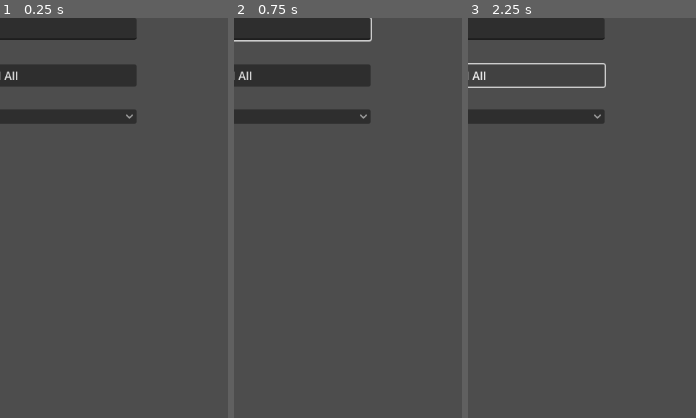
Above: before the commit, frames 1-3 (left to right).
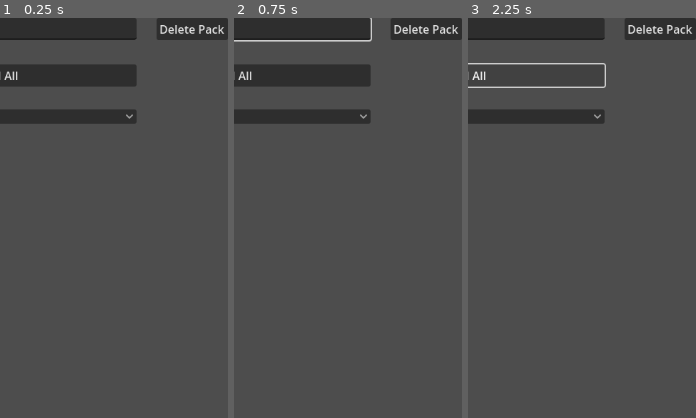
Above: after the commit, the same moments.

Repository: SelfMadeSystem/UniGolf
Game: Godot game, scene res://scenes/MapPackEditor.tscn
Two runs of this game, one before a commit and one after it. Both use one fixed random seed, a clock stepped at 60 frames per second and the inputs below. This scene is started directly instead of the project's main scene.
Inputs (mouse positions are % of the whole screen's width and height, from its top left):
- Up to frame 1 (0.25 s): no input
- Up to frame 2 (0.75 s): click (50, 1) at 0.52 s; type "Alex" at 0.6 s
- Up to frame 3 (2.25 s): click "Save Map Pack" at 1.25 s; click "Add All" at 2 s
The pictures show only the part of the screen within x 50-100%, y 0-50%; the shares and areas given below are measured in that part.

The runs differ from the first frame. In frame 1, 1.6% of the frame differs, in the area x 68-100%, y 0-6%; in frame 2, 1.6%; in frame 3, 1.6%.

Commit message:
Updated a lot of stuff regarding level & map pack saving incl adding another folder for non-custom map packs & levels, a level & map pack importer (from clipboard), etc.

Diff:
--- a/scenes/EditSelectLevelMenu.tscn
+++ b/scenes/EditSelectLevelMenu.tscn
@@ -7,10 +7,10 @@
 script = ExtResource("2_7kr3r")
 level_data = ""
 add_level = false
-map_pack_data = null
-set_this_to_thing = null
+map_pack_data = ""
+set_this_to_thing = false
 name = ""
-maps = Array[Dictionary]([{
+maps = [{
 "name": "Unnamed Level ",
 "nodes": [{
 "name": "res://prefabs/nodes/balls/ball.tscn",
@@ -47,7 +47,7 @@
 "shape_size": Vector2(32, 1024)
 }],
 "version": 1
-}])
+}]
 
 [node name="EditSelectLevelMenu" type="Control"]
 layout_mode = 3
@@ -103,6 +103,16 @@
 grow_vertical = 0
 text = "Create New Level"
 
+[node name="ImportLevel" type="Button" parent="TabContainer/Levels"]
+layout_mode = 1
+anchors_preset = 2
+anchor_top = 1.0
+anchor_bottom = 1.0
+offset_top = -31.0
+offset_right = 185.0
+grow_vertical = 0
+text = "Import From Clipboard"
+
 [node name="Map Packs" type="Control" parent="TabContainer"]
 visible = false
 layout_mode = 2
@@ -139,6 +149,16 @@
 grow_vertical = 0
 text = "Create New Map Pack"
 
+[node name="ImportPack" type="Button" parent="TabContainer/Map Packs"]
+layout_mode = 1
+anchors_preset = 2
+anchor_top = 1.0
+anchor_bottom = 1.0
+offset_top = -31.0
+offset_right = 185.0
+grow_vertical = 0
+text = "Import From Clipboard"
+
 [node name="Back" type="Button" parent="."]
 custom_minimum_size = Vector2(64, 32)
 layout_mode = 0
@@ -147,5 +167,7 @@
 text = "x"
 
 [connection signal="pressed" from="TabContainer/Levels/NewLevel" to="." method="_on_new_level_pressed"]
+[connection signal="pressed" from="TabContainer/Levels/ImportLevel" to="." method="_on_import_level_pressed"]
 [connection signal="pressed" from="TabContainer/Map Packs/NewPack" to="." method="_on_new_pack_pressed"]
+[connection signal="pressed" from="TabContainer/Map Packs/ImportPack" to="." method="_on_import_pack_pressed"]
 [connection signal="pressed" from="Back" to="." method="_on_back_pressed"]
--- a/scenes/MapPackEditor.tscn
+++ b/scenes/MapPackEditor.tscn
@@ -87,8 +87,19 @@
 grow_vertical = 0
 text = "Copy Data"
 
+[node name="Delete Pack" type="Button" parent="."]
+layout_mode = 1
+anchors_preset = 1
+anchor_left = 1.0
+anchor_right = 1.0
+offset_left = -100.0
+offset_bottom = 31.0
+grow_horizontal = 0
+text = "Delete Pack"
+
 [connection signal="pressed" from="Back" to="." method="_on_back_pressed"]
 [connection signal="text_changed" from="Name" to="." method="_on_line_edit_text_changed"]
 [connection signal="pressed" from="AddAll" to="." method="_on_add_all_pressed"]
 [connection signal="pressed" from="SavePack" to="." method="_on_save_pack_pressed"]
 [connection signal="pressed" from="Copy Data" to="." method="_on_copy_data_pressed"]
+[connection signal="pressed" from="Delete Pack" to="." method="_on_delete_pack_pressed"]
--- a/scenes/MapPackSelect.tscn
+++ b/scenes/MapPackSelect.tscn
@@ -4415,7 +4415,23 @@
 grow_vertical = 2
 tab_alignment = 1
 
+[node name="Your Map Packs" type="Control" parent="TabContainer"]
+layout_mode = 2
+
+[node name="Container" type="VBoxContainer" parent="TabContainer/Your Map Packs"]
+layout_mode = 1
+anchors_preset = -1
+anchor_right = 1.0
+anchor_bottom = 1.0
+offset_left = 128.0
+offset_top = 128.0
+offset_right = -128.0
+offset_bottom = -128.0
+grow_horizontal = 2
+grow_vertical = 2
+
 [node name="Community" type="Control" parent="TabContainer"]
+visible = false
 layout_mode = 2
 
 [node name="Container" type="VBoxContainer" parent="TabContainer/Community"]
--- a/scripts/edit_select_level_menu.gd
+++ b/scripts/edit_select_level_menu.gd
@@ -1,9 +1,15 @@
+class_name EditSelectLevelMenu
 extends Control
 
 @export var default_map: MapPack
 
-# Called when the node enters the scene tree for the first time.
-func _ready():
+func reload():
+	for child in %ListOfLevels.get_children():
+		%ListOfLevels.remove_child(child)
+
+	for child in %ListOfPacks.get_children():
+		%ListOfPacks.remove_child(child)
+
 	var lvls = LevelSaver.get_saved_levels()
 	for key in lvls.keys():
 		var val = lvls.get(key)
@@ -20,6 +26,10 @@
 		button.connect("pressed", _on_map_button_pressed.bind(val))
 		%ListOfPacks.add_child(button)
 
+# Called when the node enters the scene tree for the first time.
+func _ready():
+	reload()
+
 
 func _on_back_pressed():
 	get_tree().change_scene_to_file("res://scenes/MainMenu.tscn")
@@ -27,6 +37,7 @@
 func _on_level_button_pressed(lvl):
 	var level_edit_menu = preload("res://prefabs/level_edit_menu.tscn")
 	var inst = level_edit_menu.instantiate()
+	inst.menu = self
 	inst.lvl = lvl
 	inst.level_name = lvl.get("name")
 	GameInfo.get_tree().root.add_child(inst)
@@ -50,3 +61,21 @@
 
 func _on_new_pack_pressed():
 	get_tree().change_scene_to_file("res://scenes/MapPackEditor.tscn")
+
+
+func _on_import_level_pressed(): # TODO: Better checks to make sure is valid
+	var a = Marshalls.base64_to_variant(DisplayServer.clipboard_get())
+	if !(a is Dictionary):
+		OS.alert("Bad data")
+		return
+	LevelSaver.save_to_file(a)
+	reload()
+
+
+func _on_import_pack_pressed(): # TODO: Better checks to make sure is valid
+	var a = Marshalls.base64_to_variant(DisplayServer.clipboard_get())
+	if !(a is Dictionary):
+		OS.alert("Bad data")
+		return
+	MapPackSaver.save_to_file(MapPack.from_dict(a))
+	reload()
--- a/scripts/editor/map_pack_editor.gd
+++ b/scripts/editor/map_pack_editor.gd
@@ -63,3 +63,8 @@
 	for item in items.values():
 		map_pack.maps.append(item)
 		add_item_ctrl(item)
+
+
+func _on_delete_pack_pressed():
+	DirAccess.remove_absolute(MapPackSaver.CUSTOM_DIR + MapPackSaver.sanitize_file_name(map_pack.name))
+	GameInfo.to_main_menu()
--- a/scripts/level_edit_menu.gd
+++ b/scripts/level_edit_menu.gd
@@ -4,7 +4,7 @@
 
 var lvl: Dictionary
 
-
+var menu: EditSelectLevelMenu
 
 
 func _on_edit_pressed():
@@ -15,8 +15,9 @@
 
 
 func _on_delete_pressed():
-	DirAccess.remove_absolute(LevelSaver.SAVE_DIR + LevelSaver.sanitize_file_name(level_name))
-	_on_cancel_pressed() # TODO: refresh the map list
+	DirAccess.remove_absolute(LevelSaver.CUSTOM_DIR + LevelSaver.sanitize_file_name(level_name))
+	menu.reload()
+	_on_cancel_pressed()
 
 
 func _on_cancel_pressed():
--- a/scripts/level_saver.gd
+++ b/scripts/level_saver.gd
@@ -1,10 +1,17 @@
 extends Node
 
-const SAVE_DIR = "user://levels/"
+const CUSTOM_DIR = "user://custom/levels/"
+const LOADED_DIR = "user://loaded/levels/"
 const FILE_EXT = ".ulvl"
 
 func _ready():
-	DirAccess.make_dir_recursive_absolute(SAVE_DIR)
+	DirAccess.make_dir_recursive_absolute(CUSTOM_DIR)
+	DirAccess.make_dir_recursive_absolute(LOADED_DIR)
+
+func get_dir(loaded: bool = false):
+	if loaded:
+		return LOADED_DIR
+	return CUSTOM_DIR
 
 func deserialize_level(stuff: Dictionary):
 	stuff = LevelUpdater.update_level(stuff)
@@ -76,17 +83,17 @@
 
 	return sanitized + String.num(file_name.hash()) + FILE_EXT
 
-func save_to_file(file_name: String, data: Dictionary):
-	file_name = sanitize_file_name(file_name)
-	var save_game = FileAccess.open(SAVE_DIR + file_name, FileAccess.WRITE)
+func save_to_file(data: Dictionary, loaded = false):
+	var file_name = sanitize_file_name(data.get("name", "Unknown"))
+	var save_game = FileAccess.open(get_dir(loaded) + file_name, FileAccess.WRITE)
 	save_game.store_var(data)
 	save_game.close()
 
-func load_from_file(file_name: String):
+func load_from_file(file_name: String, loaded = false):
 	file_name = sanitize_file_name(file_name)
-	if not FileAccess.file_exists(SAVE_DIR + file_name):
+	if not FileAccess.file_exists(get_dir(loaded) + file_name):
 		return null
-	var save_game = FileAccess.open(SAVE_DIR + file_name, FileAccess.READ)
+	var save_game = FileAccess.open(get_dir(loaded) + file_name, FileAccess.READ)
 
 	var variant = save_game.get_var()
 
@@ -94,12 +101,12 @@
 
 	return variant
 
-func get_saved_levels() -> Dictionary:
+func get_saved_levels(loaded = false) -> Dictionary:
 	var lvls: Dictionary = {}
-	var dir = DirAccess.open(LevelSaver.SAVE_DIR)
+	var dir = DirAccess.open(get_dir(loaded))
 	for file_name in dir.get_files():
 		if file_name.ends_with(FILE_EXT):
-			var file = FileAccess.open(LevelSaver.SAVE_DIR + "/" + file_name, FileAccess.READ)
+			var file = FileAccess.open(get_dir(loaded) + "/" + file_name, FileAccess.READ)
 			var variant = file.get_var()
 			lvls[file] = variant
 	return lvls
--- a/scripts/level_updater.gd
+++ b/scripts/level_updater.gd
@@ -1,6 +1,24 @@
 extends Node
 
 const CURRENT_VERSION: int = 2
+
+func _ready():
+	var old_levels = DirAccess.open("user://levels")
+	if old_levels != null:
+		move_files("user://levels", LevelSaver.CUSTOM_DIR)
+	var old_packs = DirAccess.open("user://map_pack")
+	if old_packs != null:
+		move_files("user://map_pack", MapPackSaver.CUSTOM_DIR)
+
+func move_files(from: String, to: String):
+	var dir = DirAccess.open(from)
+	if dir != null:
+		dir.list_dir_begin()
+		var file = dir.get_next()
+		while file != "":
+			dir.rename(from + "/" + file, to + "/" + file)
+			file = dir.get_next()
+		DirAccess.remove_absolute(from)
 
 ## Updates the level information
 func update_level(lvl: Dictionary) -> Dictionary:
--- a/scripts/map_pack_saver.gd
+++ b/scripts/map_pack_saver.gd
@@ -1,10 +1,17 @@
 extends Node
 
-const SAVE_DIR = "user://map_pack/"
+const CUSTOM_DIR = "user://custom/map_pack/"
+const LOADED_DIR = "user://loaded/map_pack/"
 const FILE_EXT = ".upck"
 
 func _ready():
-	DirAccess.make_dir_recursive_absolute(SAVE_DIR)
+	DirAccess.make_dir_recursive_absolute(CUSTOM_DIR)
+	DirAccess.make_dir_recursive_absolute(LOADED_DIR)
+
+func get_dir(loaded: bool = false):
+	if loaded:
+		return LOADED_DIR
+	return CUSTOM_DIR
 
 func sanitize_file_name(file_name: String) -> String:
 	var sanitized = ""
@@ -22,17 +29,17 @@
 
 	return sanitized + String.num(file_name.hash()) + FILE_EXT
 
-func save_to_file(data: MapPack):
+func save_to_file(data: MapPack, loaded = false):
 	var file_name = sanitize_file_name(data.name)
-	var save_game = FileAccess.open(SAVE_DIR + file_name, FileAccess.WRITE)
+	var save_game = FileAccess.open(get_dir(loaded) + file_name, FileAccess.WRITE)
 	save_game.store_var(data.to_dict())
 	save_game.close()
 
-func load_from_file(file_name: String):
+func load_from_file(file_name: String, loaded = false):
 	file_name = sanitize_file_name(file_name)
-	if not FileAccess.file_exists(SAVE_DIR + file_name):
+	if not FileAccess.file_exists(get_dir(loaded) + file_name):
 		return null
-	var save_game = FileAccess.open(SAVE_DIR + file_name, FileAccess.READ)
+	var save_game = FileAccess.open(get_dir(loaded) + file_name, FileAccess.READ)
 
 	var variant = save_game.get_var()
 
@@ -40,12 +47,12 @@
 
 	return MapPack.from_dict(variant)
 
-func get_saved_packs() -> Dictionary:
+func get_saved_packs(loaded = false) -> Dictionary:
 	var lvls: Dictionary = {}
-	var dir = DirAccess.open(SAVE_DIR)
+	var dir = DirAccess.open(get_dir(loaded))
 	for file_name in dir.get_files():
 		if file_name.ends_with(FILE_EXT):
-			var file = FileAccess.open(SAVE_DIR + "/" + file_name, FileAccess.READ)
+			var file = FileAccess.open(get_dir(loaded) + "/" + file_name, FileAccess.READ)
 			var variant = file.get_var()
 			lvls[file] = MapPack.from_dict(variant)
 	return lvls
--- a/scripts/map_pack_select.gd
+++ b/scripts/map_pack_select.gd
@@ -1,5 +1,6 @@
 extends Control
 
+@export var your_packs: Array[MapPack] = []
 @export var community_packs: Array[MapPack] = []
 @export var official_packs: Array[MapPack] = []
 @export var challenge_packs: Array[MapPack] = []
@@ -9,9 +10,12 @@
 	for val in LevelSaver.get_saved_levels().values():
 		maps.append(val)
 	if maps.size() > 0:
-		community_packs.insert(0, MapPack.create("Your Levels", maps))
+		your_packs.insert(0, MapPack.create("Your Levels", maps))
 
 	for val in MapPackSaver.get_saved_packs().values():
+		your_packs.insert(1, val)
+
+	for val in MapPackSaver.get_saved_packs(true).values():
 		community_packs.insert(1, val)
 
 func create_button(pack: MapPack, container: Control):
